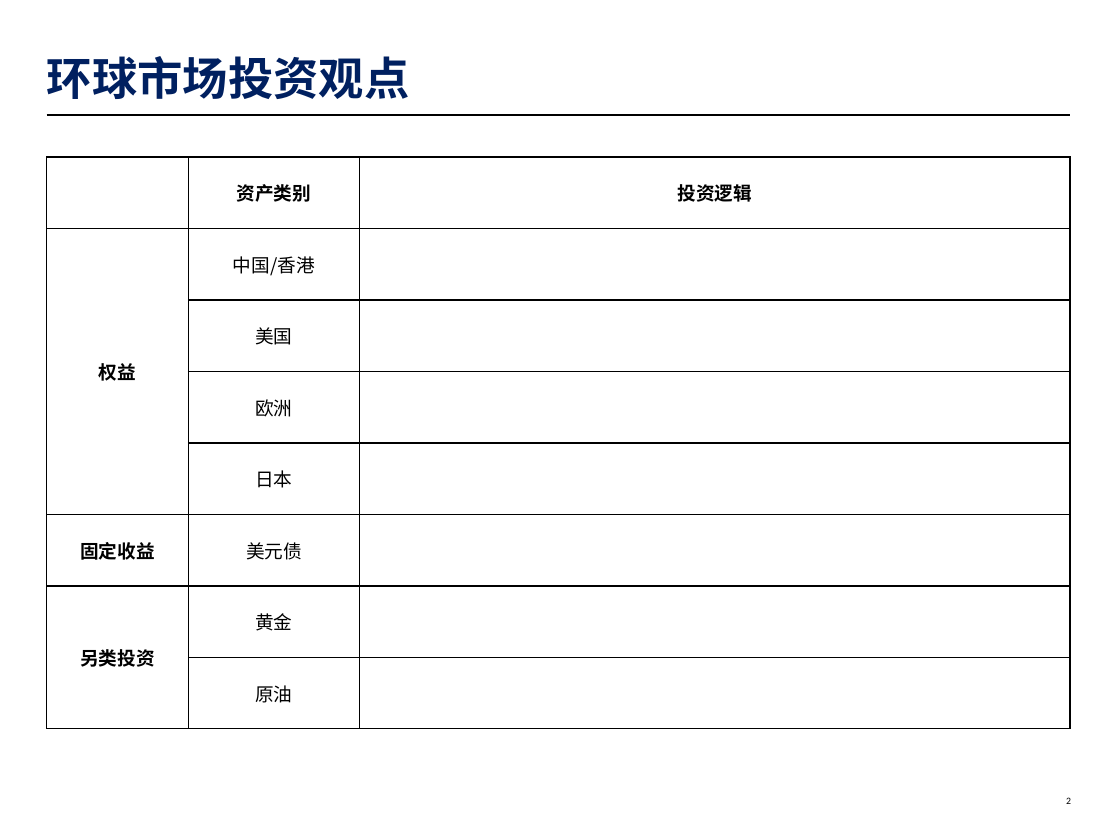
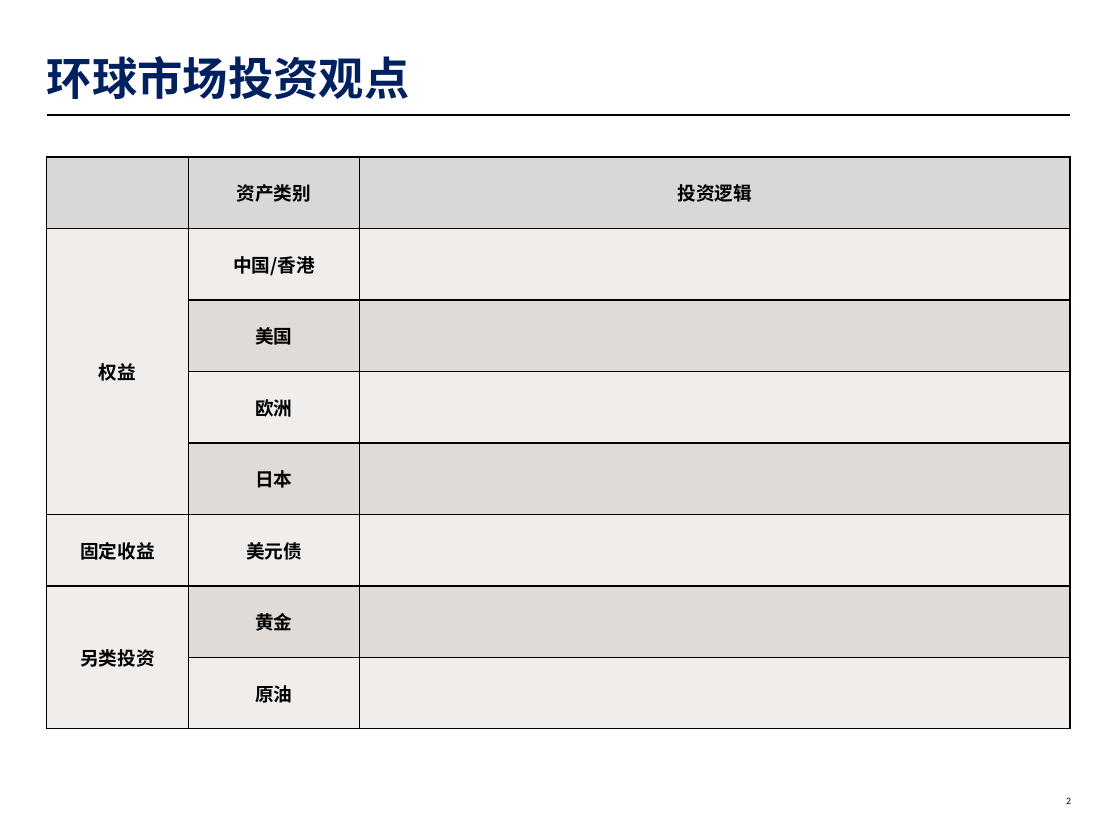
Before and after one commit to Charlotte-fargo/ai_ppt, a slide deck: slide 2 of template/AI PPT v3.pptx. Drawn at 1120x840 pixels with LibreOffice and Linux fonts; fonts in the diff are those of the drawing; background and template pictures are left out. Boxes give left, top, right and bottom in pixels: in the first picture for what was removed or moved away, otherwise in the second. Text is boxed around its words. In the diff, an @@ line names an element or a change of style, - is before the commit and + after.

```diff
--- a/template/AI PPT v3.pptx
+++ b/template/AI PPT v3.pptx
@@ table at (47,157,1070,729) @@
@@ fill none to #D9D8D7 in 2 cells @@
@@ fill none to #F0EDEB in 7 cells @@
@@ fill none to #E1DBD7 in 3 cells @@
@@ bold on in "中国/香港", "美国", "欧洲", "日本" and 3 more places @@
```
Also in this commit, not shown: 3 other slides changed, 6 other files.
